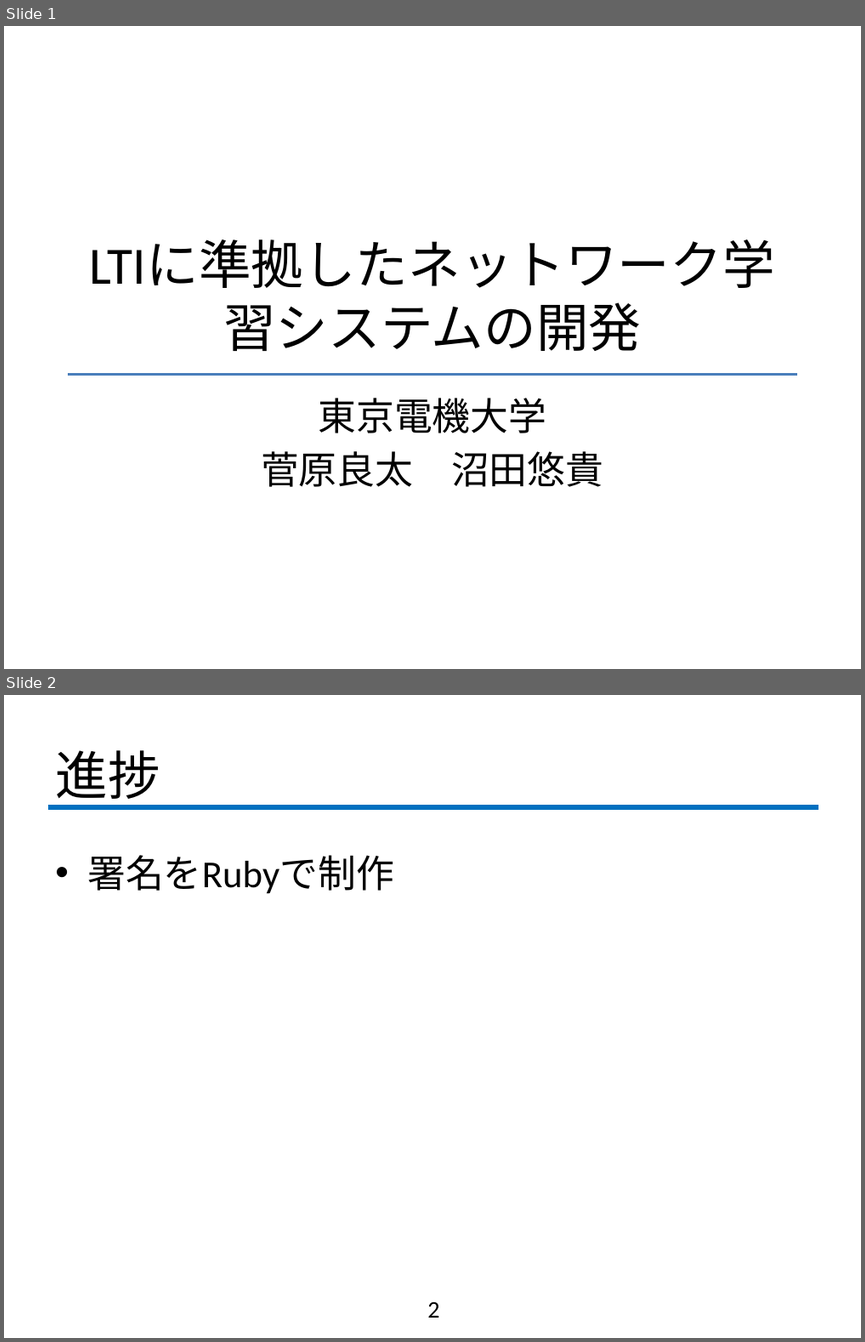
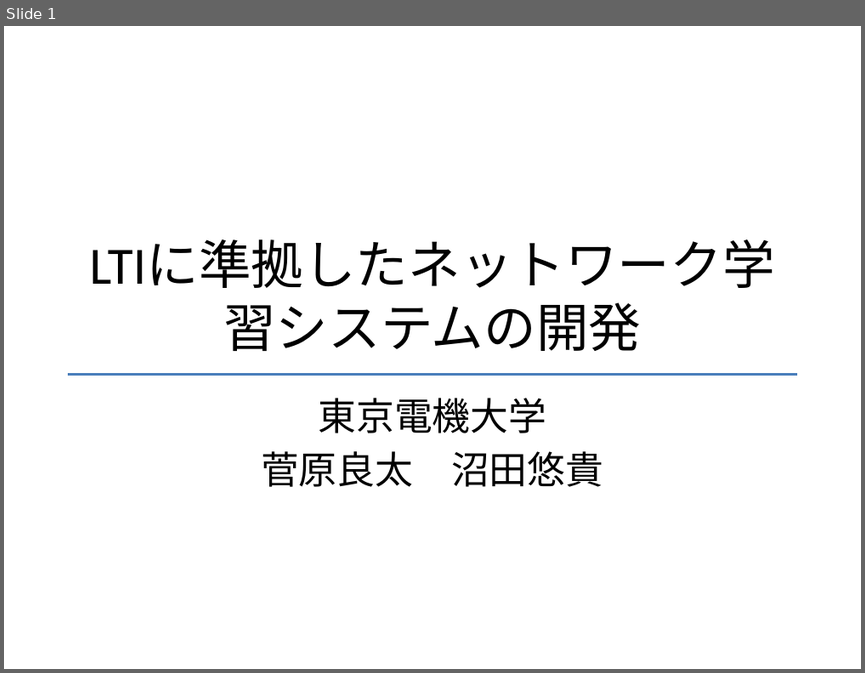
Before and after one commit to fujiLabo/fuji_simu, a slide deck: テンプレ.pptx. Shown one above the other, each under a label of ours: slides 1 and 2 before the commit, slide 1 after it. The pictures are 865x1342 and 865x673 pixels, drawn with LibreOffice and Linux fonts; fonts in the diff are those of the drawing; background and template pictures are left out. Boxes give left, top, right and bottom in pixels: in the first picture for what was removed or moved away, otherwise in the second. Text is boxed around its words. In the diff, an @@ line names an element or a change of style, - is before the commit and + after.

```diff
--- a/テンプレ.pptx
+++ b/テンプレ.pptx
@@ slide 2 removed at (x1=4, y1=695, x2=861, y2=1338), background #FFFFFF @@
@@ title removed at (x1=55, y1=750, x2=160, y2=808) @@
-進捗
@@ line removed from (47, 807) to (818, 807) @@
@@ text removed at (x1=87, y1=855, x2=394, y2=894) @@
-• 署名をRubyで制作
@@ page number removed at (x1=427, y1=1301, x2=439, y2=1317) @@
-2
```
Also in this commit, not shown: 6 other slides removed, 2 other files.
